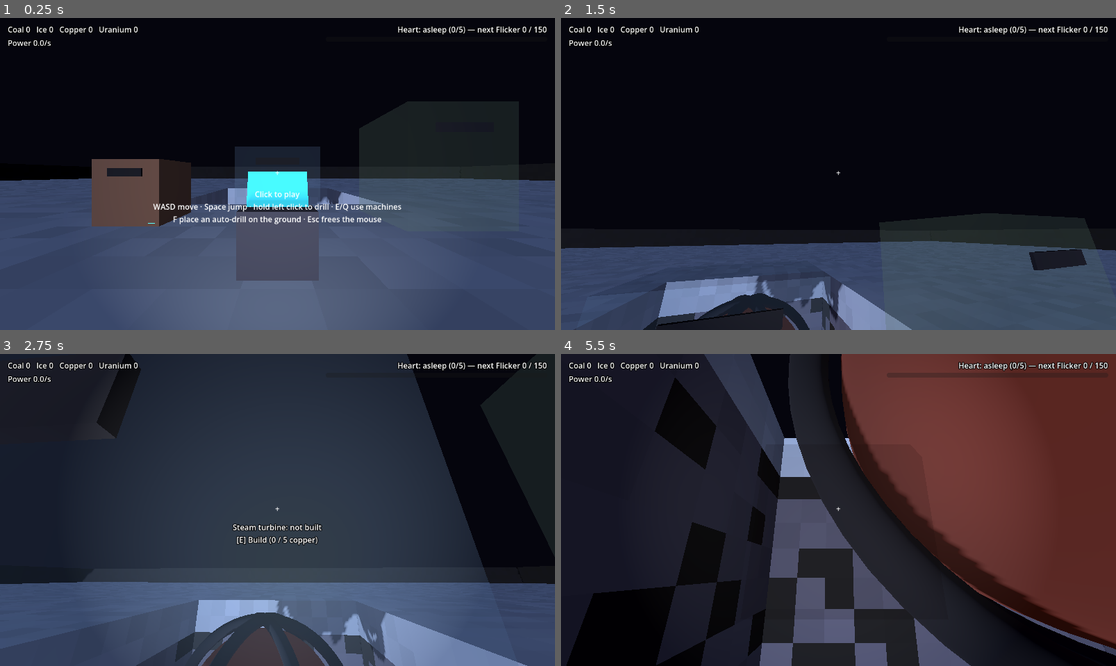
Above: before the commit, frames 1-4 (two rows, left to right).
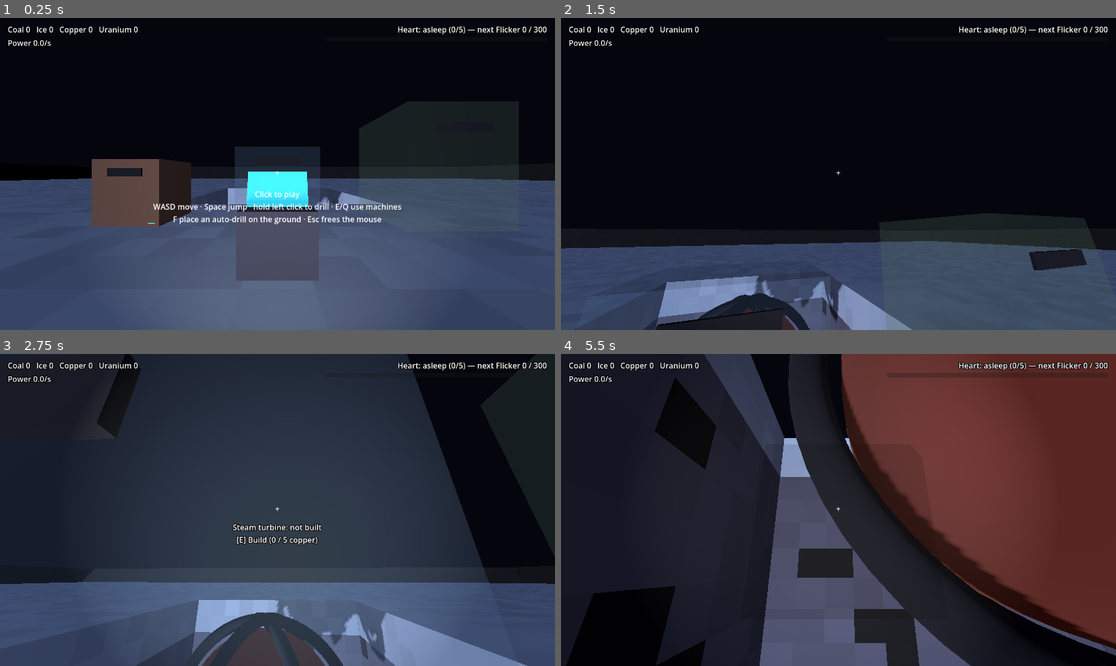
Above: after the commit, the same moments.

Repository: SneakKestrel16/Mininginc
Game: Godot game, scene res://src/main.tscn
Same seed, same stepped clock (60 frames per second), same inputs: the game is played once before the commit and once after it.
Inputs (mouse positions are in pixels of both pictures, inside the frame that each line leads up to):
- Up to frame 1 (0.25 s): no input
- Up to frame 2 (1.5 s): tap Enter at 0.5 s; move the mouse to (810, 236) at 0.52 s; hold W from 0.53 s (still down); tap E at 0.6 s; click (810, 236) at 0.67 s; tap Space at 0.77 s; move the mouse to (877, 177) at 1.27 s; tap Q at 1.35 s
- Up to frame 3 (2.75 s): keep holding W; tap Space at 1.52 s; move the mouse to (233, 506) at 2.02 s; tap F at 2.1 s
- Up to frame 4 (5.5 s): tap Space at 2.75, 3.02, 3.77, 4.52 s; move the mouse to (844, 510) at 2.77 s; release W at 2.78 s; hold A 2.78-3.53 s; tap L at 2.85 s; click (844, 510) at 2.92 s; move the mouse to (816, 503) at 3.52 s; hold W from 3.53 s (still down); tap Tab at 3.6 s; move the mouse to (866, 510) at 4.27 s; tap E at 4.35 s; move the mouse to (810, 510) at 5.02 s; tap Q at 5.1 s; click (810, 510) at 5.17 s

The runs differ from the first frame. In frame 1, less than 0.1% of the frame differs, in the area x 96-98%, y 2-5%; in frame 2, 0.4%; in frame 3, 0.5%; in frame 4, 5.8%, in the area x 20-98%, y 2-100%.

Commit message:
feat: story 012 pacing retune for the 3D game; fix float-short block breaks (heartwake/story-012)

Diff:
--- a/data/economy.json
+++ b/data/economy.json
@@ -4,7 +4,7 @@
 	"furnace_fuel_capacity": 10,
 	"furnace_burn_seconds_per_coal": 10.0,
 	"furnace_power_per_second": 10.0,
-	"drill_hits_per_power_second": 0.1,
+	"drill_hits_per_power_second": 1.0,
 	"turbine_build_copper": 5,
 	"turbine_fuel_capacity": 10,
 	"turbine_burn_seconds_per_coal": 5.0,
@@ -12,7 +12,7 @@
 	"turbine_water_capacity": 50.0,
 	"turbine_water_per_second": 1.0,
 	"water_per_ice": 10.0,
-	"reactor_build_copper": 15,
+	"reactor_build_copper": 10,
 	"reactor_fuel_capacity": 5,
 	"reactor_burn_seconds_per_uranium": 30.0,
 	"reactor_power_per_second": 100.0,
--- a/data/heart_stages.json
+++ b/data/heart_stages.json
@@ -2,35 +2,35 @@
 	"stages": [
 		{
 			"name": "Flicker",
-			"threshold": 150.0,
+			"threshold": 300.0,
 			"effect": "drones",
 			"value": 0,
 			"line": "Lights flicker on far below. Small drones climb the shaft to tend your furnace."
 		},
 		{
 			"name": "Pulse",
-			"threshold": 500.0,
+			"threshold": 1500.0,
 			"effect": "output_bonus",
 			"value": 0.25,
 			"line": "A heartbeat rolls up through the ice. Every generator runs hotter."
 		},
 		{
 			"name": "Breath",
-			"threshold": 1000.0,
+			"threshold": 6000.0,
 			"effect": "thaw_to_depth",
 			"value": 100,
 			"line": "Vents open in the deep. Warm air thaws the frozen rock below you."
 		},
 		{
 			"name": "Sight",
-			"threshold": 2500.0,
+			"threshold": 25000.0,
 			"effect": "ore_sight",
 			"value": 6,
 			"line": "The Heart opens an eye. Veins of ore glow through the rock around you."
 		},
 		{
 			"name": "Voice",
-			"threshold": 5000.0,
+			"threshold": 90000.0,
 			"effect": "drill_bonus",
 			"value": 1.0,
 			"line": "The Heart speaks. Your drills bite twice as hard.",
--- a/data/ores.json
+++ b/data/ores.json
@@ -4,13 +4,13 @@
 	"frozen_from_depth": 50,
 	"frozen_hardness_multiplier": 2.0,
 	"ores": [
-		{ "id": "coal", "min_depth": 0, "max_depth": 49, "chance": 0.35 },
-		{ "id": "ice", "min_depth": 50, "max_depth": 99, "chance": 0.3 },
-		{ "id": "copper", "min_depth": 50, "max_depth": 99, "chance": 0.2 },
-		{ "id": "coal", "min_depth": 50, "max_depth": 99, "chance": 0.15 },
-		{ "id": "coal", "min_depth": 100, "max_depth": 1000000, "chance": 0.3 },
-		{ "id": "uranium", "min_depth": 100, "max_depth": 1000000, "chance": 0.12 },
-		{ "id": "ice", "min_depth": 100, "max_depth": 1000000, "chance": 0.15 },
-		{ "id": "copper", "min_depth": 100, "max_depth": 1000000, "chance": 0.1 }
+		{ "id": "coal", "min_depth": 0, "max_depth": 49, "chance": 0.175 },
+		{ "id": "ice", "min_depth": 50, "max_depth": 99, "chance": 0.15 },
+		{ "id": "copper", "min_depth": 50, "max_depth": 99, "chance": 0.1 },
+		{ "id": "coal", "min_depth": 50, "max_depth": 99, "chance": 0.075 },
+		{ "id": "coal", "min_depth": 100, "max_depth": 1000000, "chance": 0.15 },
+		{ "id": "uranium", "min_depth": 100, "max_depth": 1000000, "chance": 0.06 },
+		{ "id": "ice", "min_depth": 100, "max_depth": 1000000, "chance": 0.075 },
+		{ "id": "copper", "min_depth": 100, "max_depth": 1000000, "chance": 0.05 }
 	]
 }
--- a/src/world/voxel_world.gd
+++ b/src/world/voxel_world.gd
@@ -154,7 +154,9 @@
 	if hits <= 0.0 or needed == 0.0 or is_inf(needed):
 		return ""
 	damage[pos] = damage.get(pos, 0.0) + hits
-	if damage[pos] < needed:
+	# A hair under counts: hits are summed in floats, which can stop just short of a
+	# whole number and leave a block that one more tiny hit never breaks.
+	if damage[pos] < needed - 0.0001:
 		return ""
 	var block_name: String = Blocks.NAMES[block_at(pos)]
 	break_block(pos)
--- a/tests/integration/heartwake/save_offline_check.gd
+++ b/tests/integration/heartwake/save_offline_check.gd
@@ -57,7 +57,8 @@
 	offline.economy.advance(300.0, 5.0)
 	failures += _check(offline.mine.drills[0].depth_y < a.mine.drills[0].depth_y,
 			"placed drills keep boring down while away")
-	failures += _check(live.mine.drills[0].depth_y == offline.mine.drills[0].depth_y and live.mine.ores == offline.mine.ores
+	# Within one block: the stage bonus starts at the end of the 5 s step it is reached in.
+	failures += _check(absi(live.mine.drills[0].depth_y - offline.mine.drills[0].depth_y) <= 1 and live.mine.ores == offline.mine.ores
 			# A stage reached inside a 5 s step starts its bonus at the step's end: within one step of power.
 			and absf(live.economy.heart.progress - offline.economy.heart.progress) < 20.0,
 			"5 s offline steps match 0.1 s live ticks over 5 minutes")
--- a/tests/unit/heartwake/voxel_world_check.gd
+++ b/tests/unit/heartwake/voxel_world_check.gd
@@ -55,6 +55,10 @@
 	failures += _check(world.hit(ore_pos, 1.0) == "coal" and world.block_at(ore_pos) == Blocks.AIR and not world.damage.has(ore_pos),
 			"then breaks, reporting what it held")
 
+	# Damage stopping a float's hair short of the hardness still breaks the block.
+	var crust := Vector3i(30, 0, 30)
+	failures += _check(world.hit(crust, world.hardness(crust) - 0.00001) == "crust", "a hair short of the hardness breaks the block")
+
 	# Drawing: a flat inner surface chunk shows one top face per column and nothing else.
 	world.update_around(Vector3(40, 1, 40))  # the player calls this every frame
 	var inner: Node3D = world.chunk_node(Vector3i(2, 0, 2))
--- a/tools/pacing_sim.gd
+++ b/tools/pacing_sim.gd
@@ -2,21 +2,27 @@
 ## Heart stage is reached, or where the run gets stuck.
 ## Run: <godot> --headless --path . -s res://tools/pacing_sim.gd
 ## TUNINGS lists candidate changes laid over the shipped data; "shipped" changes nothing.
-## Each strategy is an attentive player: refuels whenever there is room, builds the turbine
-## as soon as copper allows, clicks at a steady rate. Runs live play's simulation (Economy.advance).
+## Each strategy is an attentive player in the 3D game: hand-drills one column down from
+## the base, refuels and cools everything whenever there is room, builds the turbine and the
+## reactor as soon as copper allows, then places auto-drills with the copper left. It runs
+## live play's simulation (Economy.advance) and digs the real voxel world.
 extends SceneTree
 
 const STEP := 0.5
-const LIMIT_SECONDS := 2.0 * 3600.0
+const LIMIT_SECONDS := 3.0 * 3600.0
+## Fraction of the time the player spends hand-drilling rather than walking and feeding.
+const HAND_ATTENTION := 0.5
 const TUNINGS := [
 	{ "name": "shipped" },
 ]
 const STRATEGIES := [
-	{ "name": "idle, 50% Heart", "clicks": 0.0, "share": 0.5 },
-	{ "name": "3 clicks/s, 50% Heart", "clicks": 3.0, "share": 0.5 },
-	{ "name": "3 clicks/s, 100% Heart", "clicks": 3.0, "share": 1.0 },
-	{ "name": "3 clicks/s, 25% Heart", "clicks": 3.0, "share": 0.25 },
+	{ "name": "hand only, 50% Heart", "share": 0.5, "drills": 0 },
+	{ "name": "drills, 50% Heart", "share": 0.5, "drills": 6 },
+	{ "name": "drills, 100% Heart", "share": 1.0, "drills": 6 },
+	{ "name": "drills, 25% Heart", "share": 0.25, "drills": 6 },
 ]
+
+var _t := 0.0
 
 
 func _initialize() -> void:
@@ -28,80 +34,121 @@
 
 
 func _run(strategy: Dictionary, tuning: Dictionary) -> void:
+	var world := VoxelWorld.new()
 	var mine := Mine.new()
 	var economy := Economy.new()
+	mine.world = world
 	economy.mine = mine
+	root.add_child(world)
 	root.add_child(mine)
 	root.add_child(economy)
 	await process_frame
 	economy.set_process(false)
 	mine.shaft.shaft_seed = 1234
-	_apply(tuning, economy, mine)
-	economy.split.heart_share = strategy["share"]
+	world.world_seed = 1234
+	_apply(tuning, economy, mine, world)
+	var hand_rate: float = JSON.parse_string(FileAccess.get_file_as_string("res://data/world.json"))["hand_drill_hits_per_second"]
+	# The player's own column, dug like a drill so hits carry from block to block; ore seen
+	# in its walls is mined out first.
+	var hand := AutoDrill.new()
+	hand.setup(world, mine, Vector3i(10, 0, 10))
+	var veins: Array[Vector3i] = []
 	var events := PackedStringArray()
 	economy.stage_reached.connect(func(i: int) -> void:
-		events.append("%s at %s" % [economy.heart.stages[i]["name"], _clock(_t)]))
+		events.append("%s %s" % [economy.heart.stages[i]["name"], _clock(_t)]))
 	_t = 0.0
-	var mined_coal := 0
-	var last_coal: int = mine.ores["coal"]
 	var stuck_since := -1.0
 	while _t < LIMIT_SECONDS and not economy.heart.is_awake():
 		economy.feed_furnace()
 		if economy.can_build_turbine():
 			economy.build_turbine()
-			events.append("turbine built at %s" % _clock(_t))
+			events.append("turbine %s" % _clock(_t))
 		if economy.turbine_built:
 			economy.melt_ice()
 			economy.feed_turbine()
-		mine.dig(strategy["clicks"] * STEP)
+		if economy.turbine_built and economy.can_build_reactor():
+			economy.build_reactor()
+			events.append("reactor %s" % _clock(_t))
+		if economy.reactor_built:
+			economy.feed_reactor()
+			if economy.reactor.heat > economy.reactor.heat_limit * 0.6:
+				economy.cool_reactor()
+		var placed := mine.drills.size()
+		var saving := not economy.turbine_built or (not economy.reactor_built and hand.depth_y < -100)
+		if placed < strategy["drills"] and not saving and mine.place_drill(Vector3i(20 + 4 * placed, 0, 20)):
+			events.append("drill %d %s" % [placed + 1, _clock(_t)])
+		# Drill power does nothing until a drill stands: until then everything goes to the Heart.
+		economy.split.heart_share = strategy["share"] if mine.drills else 1.0
+		_hand_dig(world, hand, veins, hand_rate * HAND_ATTENTION * STEP)
 		economy.advance(STEP, STEP)
-		mined_coal += maxi(mine.ores["coal"] - last_coal, 0)
-		last_coal = mine.ores["coal"]
-		var running := economy.furnace.is_burning() or economy.turbine.is_running()
-		var can_dig: bool = strategy["clicks"] > 0.0
-		if not running and not can_dig and mine.ores["coal"] == 0:
+		if economy.power_per_second == 0.0 and mine.ores["coal"] == 0 and hand.stopped:
 			if stuck_since < 0.0:
 				stuck_since = _t
-			if _t - stuck_since > 60.0:
-				break
 		else:
 			stuck_since = -1.0
+		if stuck_since >= 0.0 and _t - stuck_since > 60.0:
+			break
 		_t += STEP
-	var outcome: String = "awake at %s" % _clock(_t) if economy.heart.is_awake() \
-			else "STUCK at %s" % _clock(stuck_since) if stuck_since >= 0.0 else "not awake after %s" % _clock(_t)
-	print("%-24s %s | depth %d, Heart stage %d (%.0f / %.0f) | %s" % [
-		strategy["name"], outcome, mine.shaft.depth, economy.heart.stage, economy.heart.progress,
-		economy.heart.threshold(), ", ".join(events) if events else "no stage reached"])
-	mine.free()
-	economy.free()
+	var outcome: String = "awake %s" % _clock(_t) if economy.heart.is_awake() \
+			else "STUCK %s" % _clock(stuck_since) if stuck_since >= 0.0 else "not awake after %s" % _clock(_t)
+	print("%-22s %s | hand %d m, stage %d (%.0f/%.0f), %.0f/s | %s" % [
+		strategy["name"], outcome, -hand.depth_y, economy.heart.stage, economy.heart.progress,
+		economy.heart.threshold(), economy.power_per_second, ", ".join(events)])
+	hand.free()
+	for node in [world, mine, economy]:
+		node.free()
 
 
-var _t := 0.0
+## Lands [param hits] the way an attentive player digs: ore showing in the walls of the
+## hand column (or of a vein being followed) comes out first, then the column goes on down.
+func _hand_dig(world: VoxelWorld, hand: AutoDrill, veins: Array[Vector3i], hits: float) -> void:
+	var left := hits
+	while left > 0.0 and not hand.stopped:
+		if veins.is_empty():
+			var before := hand.depth_y
+			hand.dig(minf(left, 1.0))
+			left -= 1.0
+			if hand.depth_y != before:
+				_see_ore(world, Vector3i(hand.column.x, before, hand.column.y), veins)
+			continue
+		var pos: Vector3i = veins[0]
+		var remaining: float = world.hardness(pos) - world.damage.get(pos, 0.0)
+		if world.block_at(pos) <= Blocks.ROCK or is_inf(remaining):
+			veins.pop_front()
+			continue
+		var used := minf(left, remaining)
+		left -= used
+		if world.hit(pos, used) != "":
+			veins.pop_front()
+			_see_ore(world, pos, veins)
+
+
+# Queues the ore around [param pos] that has just come into view (a vein is followed, but
+# never more than 30 blocks at once).
+func _see_ore(world: VoxelWorld, pos: Vector3i, veins: Array[Vector3i]) -> void:
+	for side in [Vector3i.LEFT, Vector3i.RIGHT, Vector3i.FORWARD, Vector3i.BACK, Vector3i.UP]:
+		var next: Vector3i = pos + side
+		if world.block_at(next) > Blocks.ROCK and not next in veins and veins.size() < 30:
+			veins.append(next)
+
+
+## Lays [param tuning] over the loaded data. Keys: ore_scale (multiplies every ore
+## chance), drill_rate (hits per power-second), thresholds (one per stage), drill_cost,
+## reactor_cost.
+func _apply(tuning: Dictionary, economy: Economy, mine: Mine, world: VoxelWorld) -> void:
+	if tuning.has("ore_scale"):
+		for ore in world._ores:
+			ore["chance"] *= tuning["ore_scale"]
+	if tuning.has("drill_rate"):
+		economy.drill_hits_per_power = tuning["drill_rate"]
+	if tuning.has("thresholds"):
+		for i in tuning["thresholds"].size():
+			economy.heart.stages[i]["threshold"] = tuning["thresholds"][i]
+	if tuning.has("drill_cost"):
+		mine.drill_cost = tuning["drill_cost"]
+	if tuning.has("reactor_cost"):
+		economy.reactor_cost = tuning["reactor_cost"]
 
 
 func _clock(seconds: float) -> String:
 	return "%d:%02d" % [int(seconds) / 60, int(seconds) % 60]
-
-
-# Overrides the loaded data with a candidate tuning. Keys mirror the data files.
-func _apply(tuning: Dictionary, economy: Economy, mine: Mine) -> void:
-	if tuning.has("frozen_from_depth"):
-		mine.shaft.frozen_from = tuning["frozen_from_depth"]
-		mine._base_frozen_from = tuning["frozen_from_depth"]
-	if tuning.has("hardness_per_block"):
-		mine.shaft._hardness_per_block = tuning["hardness_per_block"]
-	if tuning.has("frozen_hardness_multiplier"):
-		mine.shaft.frozen_multiplier = tuning["frozen_hardness_multiplier"]
-	if tuning.has("ores"):
-		mine.shaft._ores = tuning["ores"]
-		for ore in tuning["ores"]:
-			mine.ores[ore["id"]] = 0
-	if tuning.has("thresholds"):
-		for i in tuning["thresholds"].size():
-			economy.heart.stages[i]["threshold"] = tuning["thresholds"][i]
-	if tuning.has("thaw_to_depth"):
-		economy.heart.stages[2]["value"] = tuning["thaw_to_depth"]
-	if tuning.has("furnace_power_per_second"):
-		economy.furnace.power_per_second = tuning["furnace_power_per_second"]
-	if tuning.has("furnace_burn_seconds_per_coal"):
-		economy.furnace.burn_seconds = tuning["furnace_burn_seconds_per_coal"]
Not shown, changed: production/epics/heartwake/story-012-milestone-2-pacing.md
